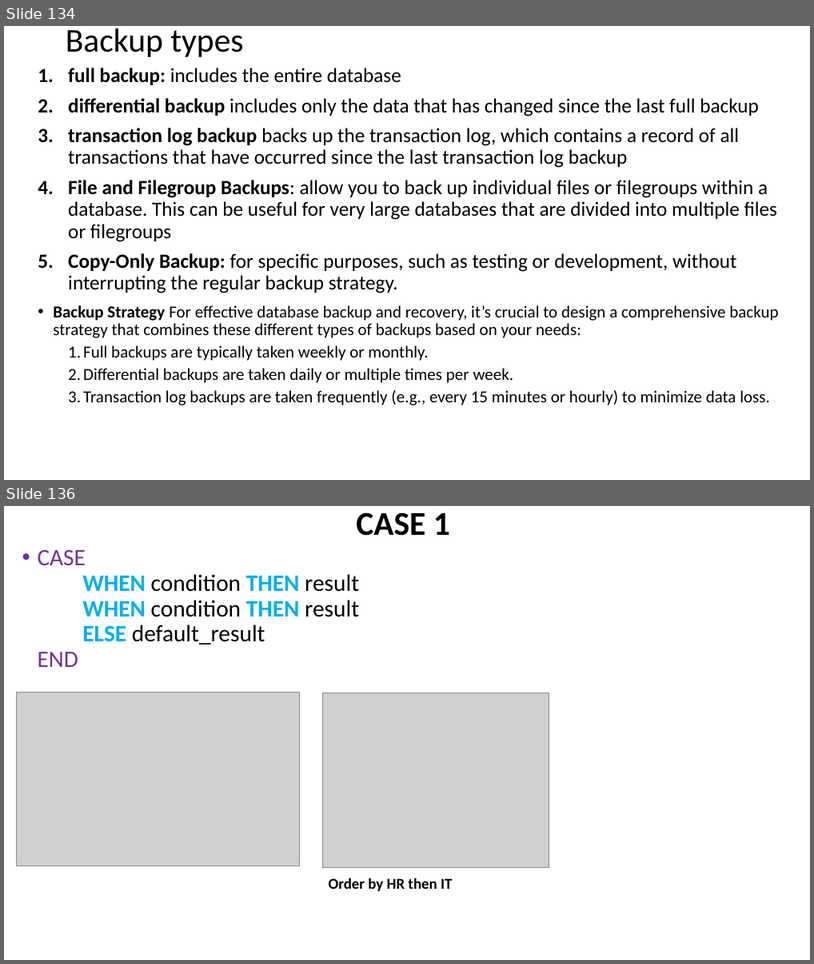
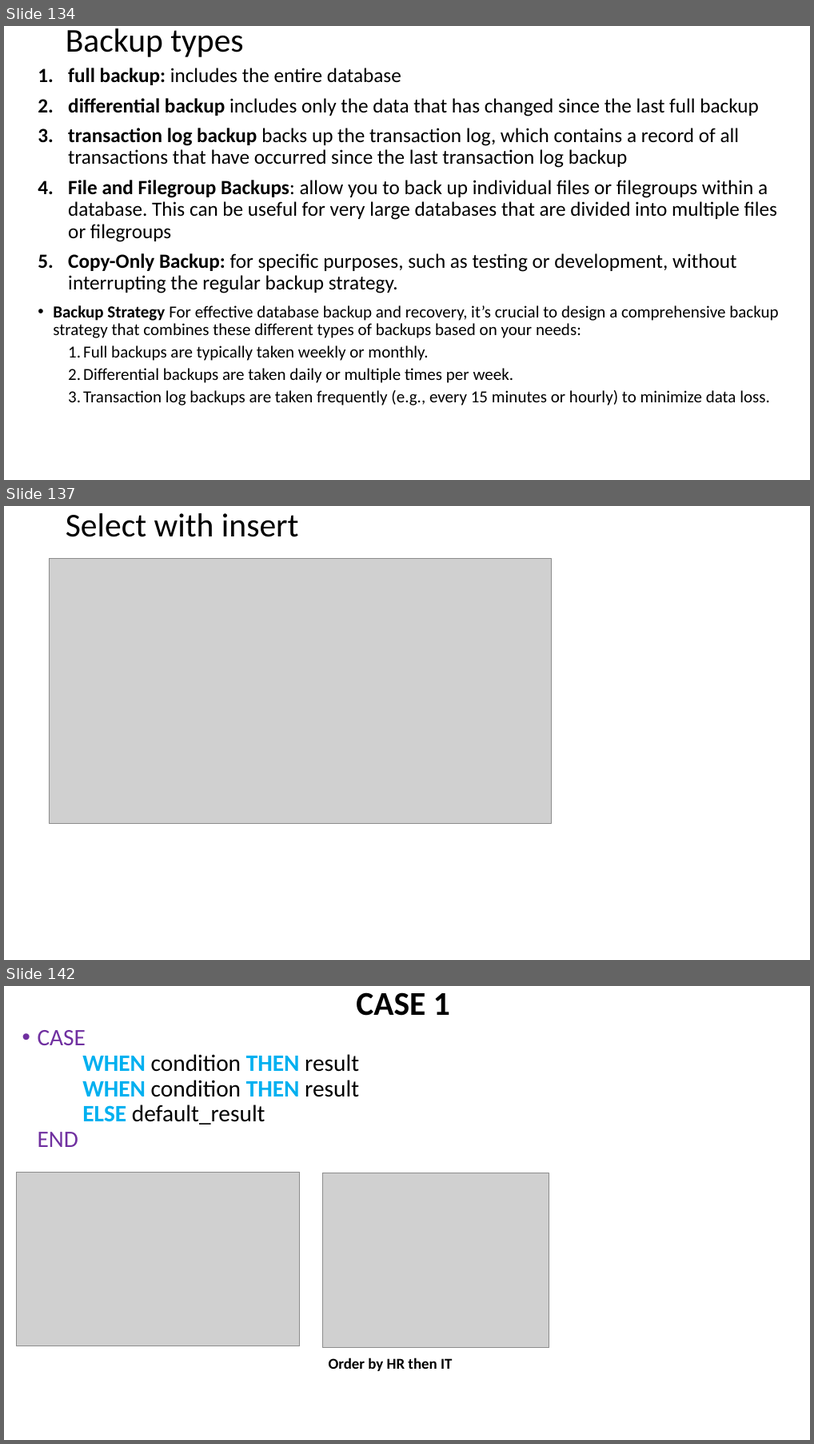
Before and after one commit to AhmedMohamedSamir1/Summary, a slide deck: Dot Net/2_DB.pptx. Shown one above the other, each under a label of ours: slides 134 and 136 before the commit, slides 134, 137 and 142 after it; the slides between them are not shown. The pictures are 814x964 and 814x1444 pixels, drawn with LibreOffice and Linux fonts; fonts in the diff are those of the drawing; grey boxes stand for pictures. Boxes give left, top, right and bottom in pixels: in the first picture for what was removed or moved away, otherwise in the second. Text is boxed around its words. In the diff, an @@ line names an element or a change of style, - is before the commit and + after.

```diff
--- a/Dot Net/2_DB.pptx
+++ b/Dot Net/2_DB.pptx
@@ slide 137 added at box(4, 506, 810, 960), background #FFFFFF @@
@@ title added at box(66, 513, 299, 537), 39.6 pt, text #000000 @@
+Select with insert
@@ picture added at box(50, 559, 552, 823) @@
@@ what was slide 136 is now slide 142 @@
```
Also in this commit, not shown: 6 slides changed, 20 other slides added, 1 slide removed, 3 other files.
